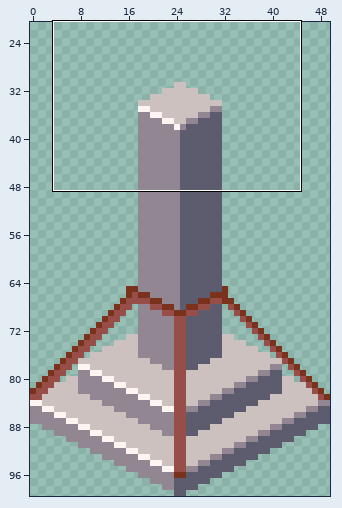
Sprite sheet: images/column2.png. Above: a wide view before the commit, with the close-up outlined.
Close-up. As it was:
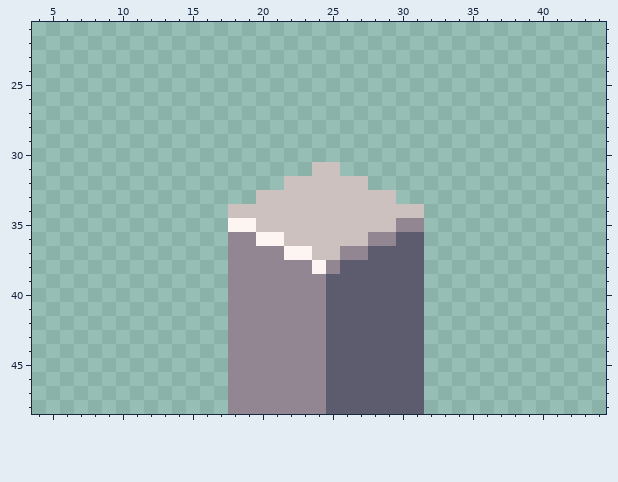
The file is 50x100 pixels. Shown: x 4..44, y 21..48. The wide view leaves out empty margins.
Once edited:
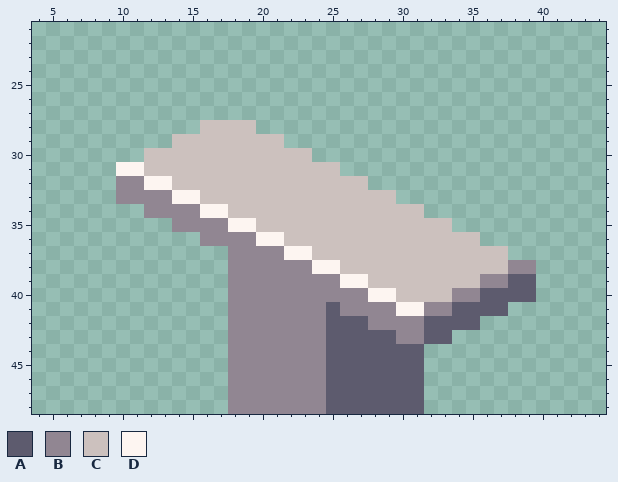
Palette (. is transparent): A #5d5b6e  B #918692  C #ccc1be  D #fdf5f1
Edits made:
The author put colour A in row 39 at x 38 to 39; in row 40 at x 36 to 39; in row 41 at x 34 to 37; in row 42 at x 32 to 35; in row 43 at x 32 to 33.
The author put colour B in row 32 at x 10 to 11; in row 33 at x 10 to 13; in row 34 at x 12 to 15; in row 35 at x 14 to 17; in row 36 at x 16 to 17; in row 38 at x 38 to 39.
The author put colour B in row 39 at x 36 to 37; in row 40 at x 34 to 35; in row 41 at x 32 to 33.
Colour A becomes colour B in row 39 at x 25; in row 40 at x 25 to 27; in row 41 at x 26 to 29; in row 42 at x 28 to 31; in row 43 at x 30 to 31.
The author put colour C in row 28 at x 16 to 19; in row 29 at x 14 to 21; in rows 30 to 31 at x 12 to 23; in row 32 at x 14 to 21; in row 33 at x 16 to 19; in row 35 at x 32 to 33.
The author put colour C in row 36 at x 32 to 35; in rows 37 to 38 at x 32 to 37; in row 39 at x 32 to 35; in row 40 at x 32 to 33.
Colour A becomes colour C in row 36 at x 30 to 31; in row 37 at x 28 to 31; in row 38 at x 26 to 31; in row 39 at x 28 to 31; in row 40 at x 30 to 31.
Colour B becomes colour C in row 35 at x 30 to 31; in row 36 at x 28 to 29; in row 37 at x 26 to 27.
The author put colour D in row 31 at x 10 to 11; in row 32 at x 12 to 13; in row 33 at x 14 to 15; in row 34 at x 16 to 17.
Colour A becomes colour D in row 39 at x 26 to 27; in row 40 at x 28 to 29; in row 41 at x 30 to 31.
Colour B becomes colour D in row 38 at x 25.
